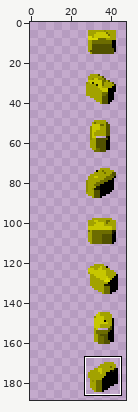
Two versions of one sprite sheet, graphics/chars/bodies/mech/upper_idle_24x24.png. Above, an overview of the earlier version with the close-up marked.
Close-up. Before the commit:
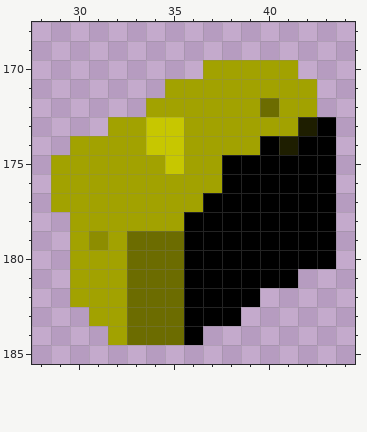
The file is 24x192 pixels. Colours within 5 levels of each other are drawn and written as one. Shown: x 28..44, y 168..185. The old version is drawn lined up with the new one, on the new canvas. The wide view leaves out empty margins. The commit also changed other parts of the picture, which this record leaves out.
And afterwards:
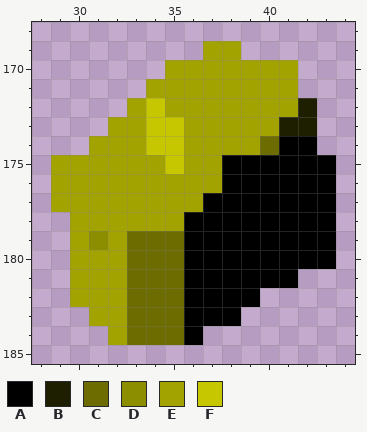
Palette (. is transparent): A #000000  B #1e1e00  C #6c6c00  D #8d8d00  E #a2a200  F #c7c700
Change:
canvas 24x192 -> 48x192, the old top-left corner now at 24,0
y 169: x 37..38 .. -> EE
y 170: x 35..36 .. -> EE
y 171: x 34 . -> E; x 42 E -> .
y 172: x 33..34 .E -> EF; x 40 C -> E; x 42 E -> B
y 173: x 41 E -> B; x 43 A -> .
y 174: x 30 E -> .; x 40..41 AB -> CA; x 43 A -> .
